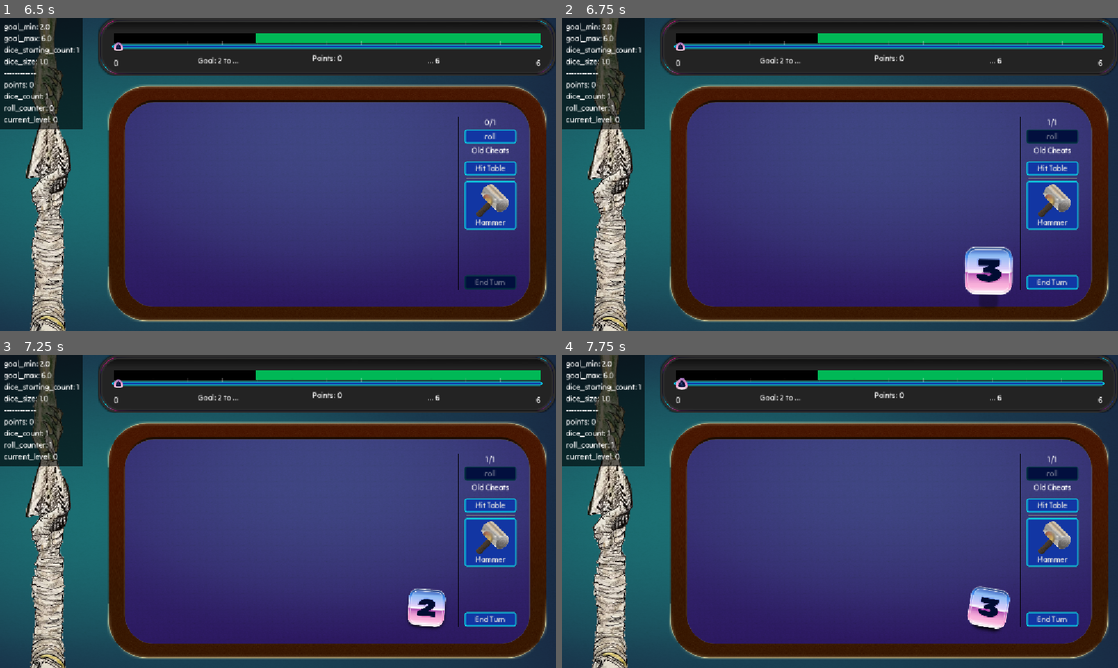
Above: before the commit, frames 1-4 (two rows, left to right).
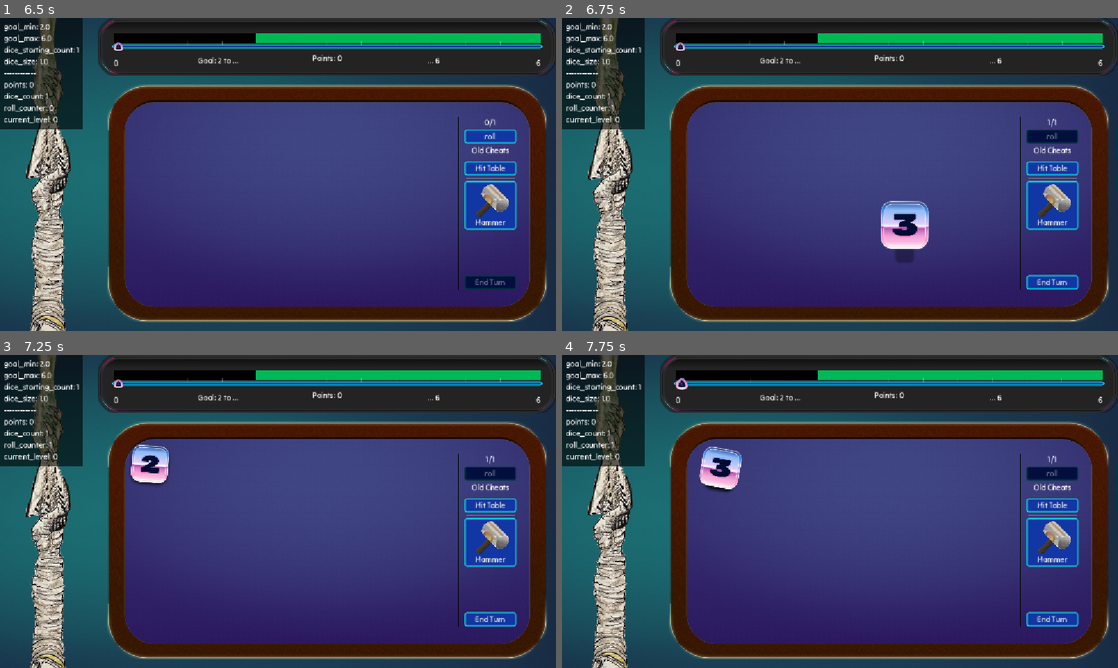
Above: after the commit, the same moments.

Repository: vhoyer/ludum_dare_60
Game: Godot game, scene res://stages/main_menu/main_menu.tscn
Same seed, same stepped clock (60 frames per second), same inputs: the game is played once before the commit and once after it.
Inputs (mouse positions are in pixels of both pictures, inside the frame that each line leads up to):
- Up to frame 1 (6.5 s): click "Start" at 0.5 s; move the mouse to (400, 158) at 1.27 s; hold Right (ui_right) 1.28-2.03 s; tap K every 0.75 s from 1.35 to 5.85 s; click (400, 158) at 1.42 s; move the mouse to (166, 190) at 2.02 s; hold Down (ui_down) 2.03-2.78 s; move the mouse to (333, 105) at 2.77 s; hold Right (ui_right) 2.78-3.53 s; move the mouse to (250, 237) at 3.52 s; hold Up (ui_up) 3.53-4.28 s; click (250, 237) at 3.67 s; move the mouse to (444, 221) at 4.27 s; hold Left (ui_left) 4.28-5.78 s; move the mouse to (111, 127) at 5.02 s; move the mouse to (305, 174) at 5.77 s; hold Down (ui_down) from 5.78 s (still down); click (305, 174) at 5.92 s
- Up to frame 2 (6.75 s): release Down (ui_down) at 6.5 s; click "roll" at 6.5 s
- Up to frame 3 (7.25 s): no input
- Up to frame 4 (7.75 s): move the mouse to (756, 433) at 7.27 s; hold Right (ui_right) from 7.28 s (still down); tap K at 7.35 s

Frame 1 is identical in both runs. In frame 2, 2.8% of the frame differs, in the area x 57-82%, y 58-93%; in frame 3, 1.6%; in frame 4, 1.8%.

Commit message:
🐛 Fix the throw visual bug

Diff:
--- a/stages/main/main.tscn
+++ b/stages/main/main.tscn
@@ -52,6 +52,10 @@
 grow_horizontal = 2
 grow_vertical = 2
 script = ExtResource("1_60rri")
+_throw_direction = Vector2(-1, -1)
+_throw_direction_variation_rad = 0.5
+_throw_force = 1000.0
+_throw_inbetween_interval = 0.015
 
 [node name="BackgroundDefault" parent="." unique_id=1785069674 instance=ExtResource("2_drn0y")]
 layout_mode = 1
